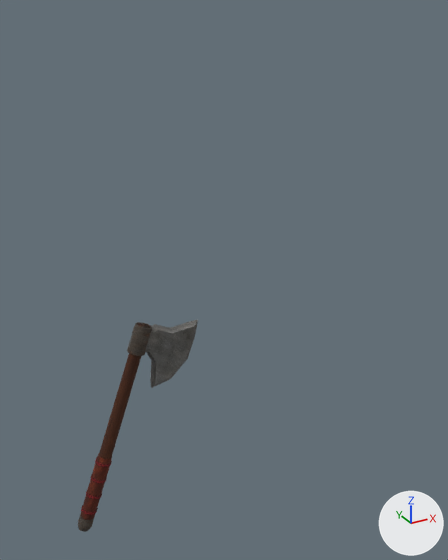
Renders of the OBJ model assets/source/art/inventory_models_647/axes/editable/axe.obj from each side of a commit.
The view is the same before and after, from a camera (50 mm lens) standing at (-25.1, -114.6, 114.3) and looking at (38.0, 0.3, 56.9). Arrows for +X, +Y and +Z are at lower right; the lights stay in place. The older version comes first. Where no turn or scale is listed for an object, it has been applied to the vertices. Vertices at exactly the same position are counted once.

The first picture shows 'axe'.
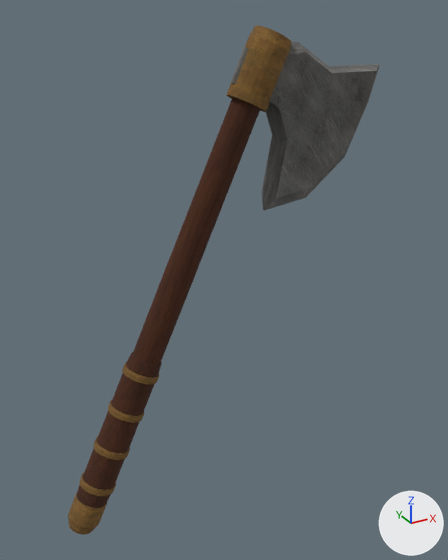
Patch to the scene script:
```diff
--- a/assets/source/art/inventory_models_647/axes/editable/axe.obj.py
+++ b/assets/source/art/inventory_models_647/axes/editable/axe.obj.py
@@ me_axe @@
 # used by ob_axe; location = (0.0, 0.0, 0.0)
-me_axe.from_pydata(...)  # 587 vertices, 1140 faces; spans x -1.6..30.9, y -1.8..1.8, z 0.0..51.0
+me_axe.from_pydata(...)  # 588 vertices, 1140 faces; spans x -3.7..78.3, y -4.1..4.1, z 0.0..111.0
+# me_axe part 1: the loose piece of 44 vertices spanning x 13.9..30.9, y -1.4..1.4, z 33.9..49.9 is turned 5 degrees about the y axis through its middle and scaled by 2.24, then moved by (35.6, 0.0, 47.5)
+# me_axe part 2: the loose piece of 98 vertices spanning x -0.8..8.0, y -1.6..1.6, z 2.9..19.8 is turned 5 degrees about the y axis through its middle and scaled by 2.24, then moved by (6.4, 0.0, 13.5), in mat_wood (picture img_wood_png)
+# me_axe part 3: the loose piece of 74 vertices spanning x -1.6..2.5, y -1.6..1.6, z 0.0..4.3 is turned 5 degrees about the y axis through its middle and scaled by 2.24, then moved by (0.7, 0.0, 2.8)
+# me_axe part 4: the loose piece of 50 vertices spanning x 2.6..6.3, y -1.8..1.8, z 12.7..14.7 is turned 5 degrees about the y axis through its middle and scaled by 2.24, then moved by (-0.3, 0.0, -1.4), in mat_dark_iron (picture img_metals_png)
+# me_axe part 5: the loose piece of 50 vertices spanning x 4.1..7.8, y -1.8..1.8, z 16.8..18.7 is turned 5 degrees about the y axis through its middle and scaled by 2.24, then moved by (2.3, 0.0, 3.3), in mat_dark_iron (picture img_metals_png)
+# me_axe part 6: the loose piece of 50 vertices spanning x 1.1..4.8, y -1.8..1.8, z 8.6..10.6 is turned 5 degrees about the y axis through its middle and scaled by 2.24, then moved by (9.4, 0.0, 20.3), in mat_dark_iron (picture img_metals_png)
+# me_axe part 7: the loose piece of 50 vertices spanning x -0.4..3.4, y -1.8..1.8, z 4.6..6.5 is turned 5 degrees about the y axis through its middle and scaled by 2.24, then moved by (15.0, 0.0, 33.2), in mat_dark_iron (picture img_metals_png)
+# me_axe part 8: a new loose piece of 98 vertices spanning x -2.6..51.9, y -3.0..3.0, z 2.2..110.0, in mat_wood (picture img_wood_png)
+# me_axe part 9: a new loose piece of 74 vertices spanning x 39.0..53.2, y -4.1..4.1, z 94.0..111.0, in mat_dark_iron (picture img_metals_png)
+# me_axe part 10: the loose piece of 171 vertices spanning x -1.2..19.6, y -1.8..1.8, z 1.0..51.0 is deleted
 me_axe.materials.append(mat_steel)
@@ me_axe @@
 me_axe.materials.append(mat_dark_iron)
-me_axe.materials.append(mat_leather)  # picture img_materials_png
-me_axe.materials.append(mat_red)  # picture img_materials_png_001
```

What differs and where, as boxes (x1, y1, x2, y2) in the pictures (448 x 560 px; the box of a moved part takes in the faces that stretch with it):
'axe', reshaped (159% wider, 140% taller)
    before: (78, 320, 198, 532)
    after: (68, 25, 380, 535)
part 1 of me_axe, moved or reshaped
    before: (128, 320, 198, 388)
    after: (232, 42, 380, 210)
part 2 of me_axe, moved or reshaped
    before: (81, 454, 112, 520)
    after: (77, 352, 162, 508)
part 3 of me_axe, moved or reshaped
    before: (78, 514, 95, 532)
    after: (68, 493, 107, 535)
part 4 of me_axe, moved or reshaped
    before: (91, 474, 107, 483)
    after: (79, 473, 116, 496)
part 5 of me_axe, moved or reshaped
    before: (95, 458, 112, 467)
    after: (93, 436, 130, 460)
part 6 of me_axe, moved or reshaped
    before: (86, 489, 102, 499)
    after: (108, 400, 144, 423)
part 7 of me_axe, moved or reshaped
    before: (81, 505, 98, 515)
    after: (122, 362, 159, 384)
part 8 of me_axe, added (brown)
    after: (133, 98, 260, 365)
part 9 of me_axe, added (brown)
    after: (227, 25, 292, 112)
part 10 of me_axe, deleted (brown)
    before: (99, 322, 152, 459)
